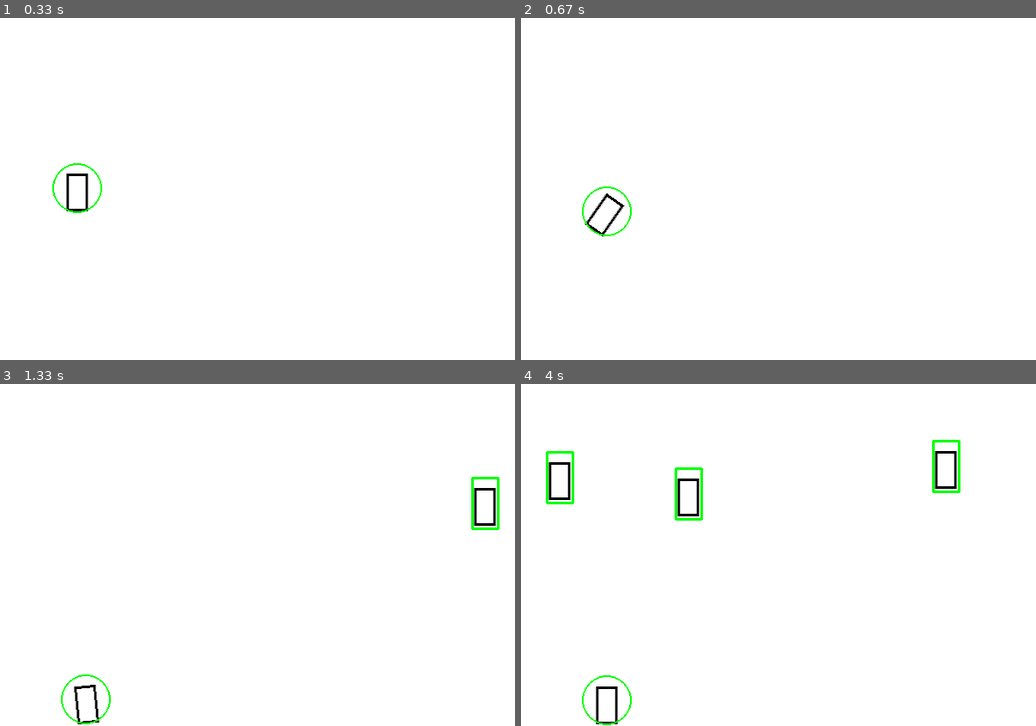
Above: before the commit, frames 1-4 (two rows, left to right).
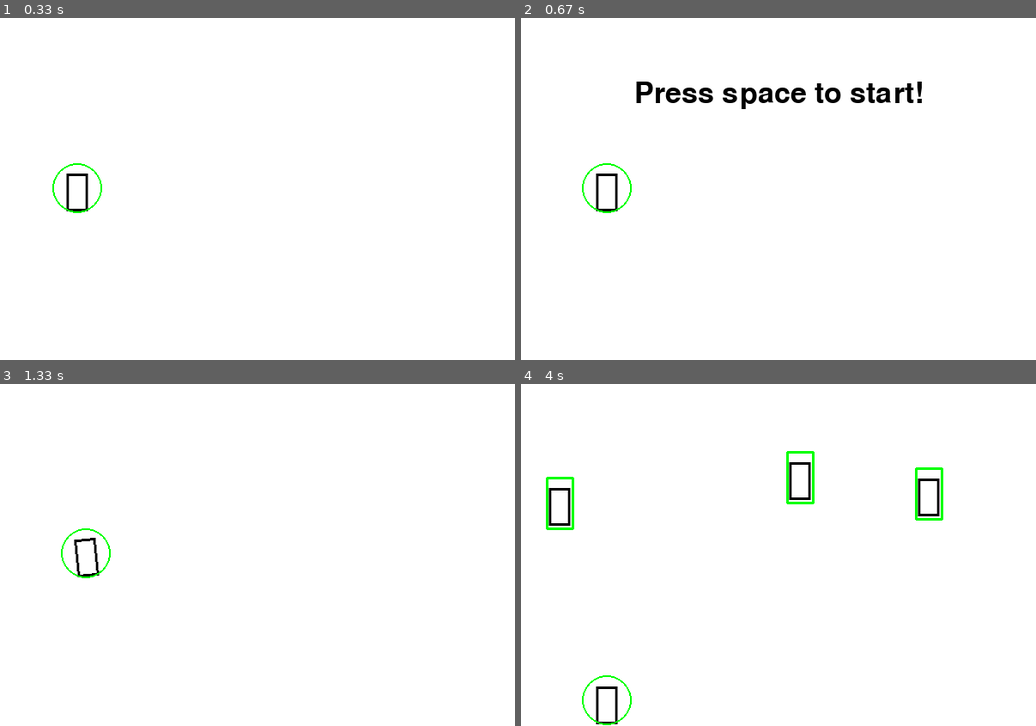
Above: after the commit, the same moments.

Repository: egwkim/Misc
Game: pygame game, started from 2022/07/pygame/game.py
Same seed, same stepped clock (60 frames per second), same inputs: the game is played once before the commit and once after it.
Inputs:
- Up to frame 1 (0.33 s): no input
- Up to frame 2 (0.67 s): tap Space at 0.33 s
- Up to frame 3 (1.33 s): tap Space at 1.3 s
- Up to frame 4 (4 s): tap Space at 1.6, 1.8, 2.1, 2.23, 2.63, 2.93, 3.7 s

Frame 1 is identical in both runs. In frame 2, 2.1% of the frame differs, in the area x 11-78%, y 18-65%; in frame 3, 1.0%; in frame 4, 2.2%, in the area x 4-86%, y 16-43%.

Commit message:
Change player size when item is used

Diff:
--- a/2022/07/pygame/game.py
+++ b/2022/07/pygame/game.py
@@ -19,6 +19,7 @@
 
 item_text = '⚡'
 item_cooldown = (120, 180)
+
 
 def main():
     global window, clock, emoji_font, text_font, small_emoji_font
@@ -35,8 +36,7 @@
         retry = game_over()
         if not retry:
             break
-    pygame.quit()
-    sys.exit()
+    quit()
 
 
 def check_collision(pos1, radious, pos2, width, height):
@@ -59,8 +59,11 @@
     pygame.draw.lines(surf, color, True, pts, 3)
 
 
-def render_player(pos, angle=0, color=black):
-    player = emoji_font.render(player_text, 1, color)
+def render_player(pos, angle=0, small=False, color=black):
+    if small:
+        player = small_emoji_font.render(player_text, 1, color)
+    else:
+        player = emoji_font.render(player_text, 1, color)
     player_rect_original = player.get_rect()
     player_rect_original.center = pos
     player = pygame.transform.rotate(player, angle)
@@ -68,7 +71,6 @@
     player_rect.center = pos
 
     window.blit(player, player_rect)
-    #draw_rect_angle(window, player_rect_original, pos, angle, green)
     pygame.draw.circle(window, green, pos, player_rect_original.height/2, 2)
 
 
@@ -89,8 +91,15 @@
     window.blit(item, item_rect)
     draw_rect_angle(window, item_rect, pos, 0, green)
 
+
 def load_screen():
     for i in range(0, 101, 10):
+        for event in pygame.event.get():
+            if event.type == QUIT:
+                quit()
+            elif event.type == KEYDOWN:
+                if event.key == K_ESCAPE:
+                    quit()
         window.fill(white)
         render_player((i, height / 2))
         pygame.display.update()
@@ -102,11 +111,12 @@
     while True:
         for event in pygame.event.get():
             if event.type == QUIT:
-                pygame.quit()
-                sys.exit()
+                quit()
             elif event.type == KEYDOWN:
                 if event.key == K_SPACE:
                     return
+                if event.key == K_ESCAPE:
+                    quit()
         window.fill(white)
 
         i += 1
@@ -127,8 +137,11 @@
     obstacle_size = emoji_font.render(obstacle_text, 1, black).get_size()
     item_size = small_emoji_font.render(item_text, 1, black).get_size()
 
-    player_radious = emoji_font.render(player_text, 1, black).get_height() / 2
-    small_player_radious = small_emoji_font.render(player_text, 1, black).get_height() / 2
+    big_player_radious = emoji_font.render(
+        player_text, 1, black).get_height() / 2
+    small_player_radious = small_emoji_font.render(
+        player_text, 1, black).get_height() / 2
+    player_radious = big_player_radious
     max_y = height - player_radious
     min_y = player_radious
 
@@ -138,6 +151,7 @@
     vy = 0
 
     moveUp = True
+    small = False
 
     next_obstacle = random.randint(*obstacle_cooldown)
     obstacle_counter = 0
@@ -159,14 +173,15 @@
 
         for event in pygame.event.get():
             if event.type == QUIT:
-                pygame.quit()
-                sys.exit()
+                quit()
             elif event.type == KEYDOWN:
                 if event.key == K_SPACE:
                     moveUp = True
             elif event.type == KEYUP:
                 if event.key == K_SPACE:
                     moveUp = False
+                elif event.key == K_ESCAPE:
+                    quit()
 
         if moveUp:
             vy += 1
@@ -187,52 +202,54 @@
                 angle = 0
                 vy = 0
 
-        for i, obstacle in enumerate(obstacles):
+        collision_possible = True
+        for obstacle in obstacles:
             # Update obstacle
             obstacle[0] -= vx
 
-            if obstacle[0] < -(obstacle_size[0] / 2):
-                # Obstacle is out of the screen
-                obstacles[i] = False
-
-            else:
-                # Check collision with player
+            # Check collision with player
+            if collision_possible:
+                if (x + player_radious) < (obstacle[0] - obstacle_size[0] / 2):
+                    collision_possible = False
                 if check_collision((x, y), player_radious, obstacle, *obstacle_size):
                     return
 
-        try:
-            while True:
-                obstacles.remove(False)
-        except ValueError:
-            pass
-
+        # Obstacle is out of the screen
+        if obstacles and obstacles[0][0] < -(obstacle_size[0] / 2):
+            obstacles.pop(0)
+
+        collision_possible = True
         for i, item in enumerate(items):
             # Update item
             item[0] -= vx
 
-            if item[0] < -(item_size[0] / 2):
-                # Item is out of the screen
-                items[i] = False
-
-            else:
-                # Check collision with player
+            # Check collision with player
+            if collision_possible:
+                if (x + player_radious) < (item[0] - item_size[0] / 2):
+                    collision_possible = False
                 if check_collision((x, y), player_radious, item, *item_size):
                     # Remove item
-                    items[i] = False
-                    # TODO Make player small
-
-        try:
-            while True:
-                items.remove(False)
-        except ValueError:
-            pass
+                    items.pop(i)
+
+                    # Change player size
+                    small = not small
+                    if small:
+                        player_radious = small_player_radious
+                    else:
+                        player_radious = big_player_radious
+                    max_y = height - player_radious
+                    min_y = player_radious
+
+        # Item is out of the screen
+        if items and items[0][0] < - (item_size[0] / 2):
+            items.pop(0)
 
         window.fill(white)
         for pos in obstacles:
             render_obstacle(pos)
         for pos in items:
             render_item(pos)
-        render_player((x, y), angle)
+        render_player((x, y), angle, small)
 
         pygame.display.update()
         clock.tick(fps)
@@ -248,8 +265,7 @@
     while True:
         for event in pygame.event.get():
             if event.type == QUIT:
-                pygame.quit()
-                sys.exit()
+                quit()
             elif event.type == KEYDOWN:
                 if event.key == K_SPACE:
                     # Retry
@@ -260,5 +276,10 @@
         clock.tick(fps)
 
 
+def quit():
+    pygame.quit()
+    sys.exit()
+
+
 if __name__ == '__main__':
     main()
